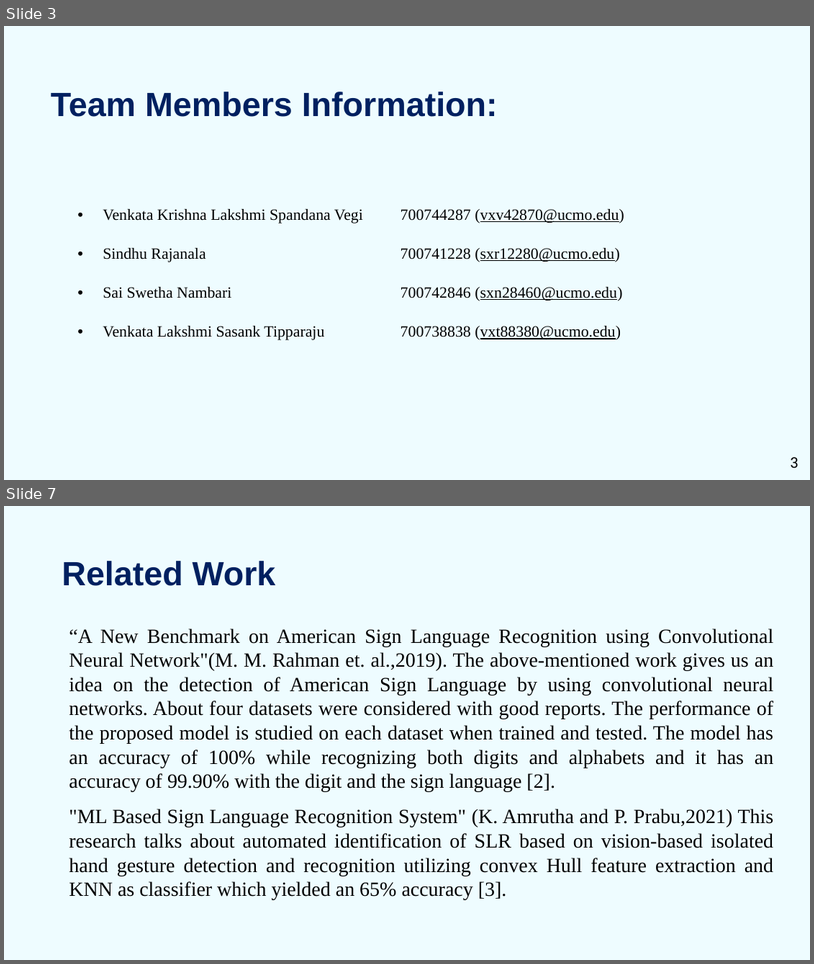
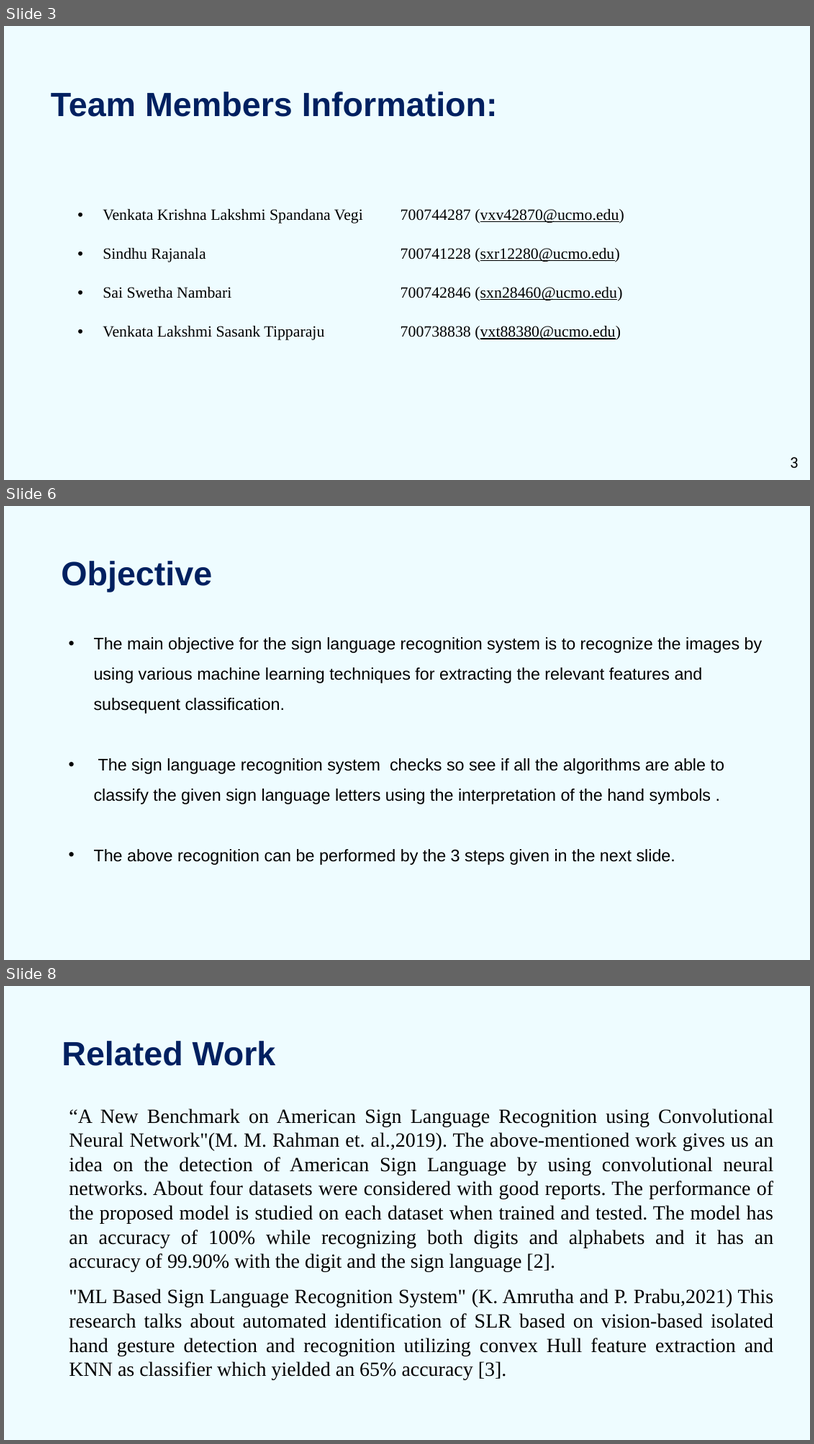
Before and after one commit to Sasank09/CS5710_13469, a slide deck: Sign Language for Alphabets/SLRS_PPT.pptx. Shown one above the other, each under a label of ours: slides 3 and 7 before the commit, slides 3, 6 and 8 after it; the slides between them are not shown. The pictures are 814x964 and 814x1444 pixels, drawn with LibreOffice and Linux fonts; fonts in the diff are those of the drawing. Boxes give left, top, right and bottom in pixels: in the first picture for what was removed or moved away, otherwise in the second. Text is boxed around its words. In the diff, an @@ line names an element or a change of style, - is before the commit and + after.

```diff
--- a/Sign Language for Alphabets/SLRS_PPT.pptx
+++ b/Sign Language for Alphabets/SLRS_PPT.pptx
@@ slide 6 added at (4, 506, 810, 960), background #EEFCFF @@
@@ text added at (61, 561, 763, 865), 15 pt, text #000000 @@
+Objective
+• The main objective for the sign language recognition system is to recognize the images by using various machine learning techniques for extracting the relevant features and subsequent classification.
+• The sign language recognition system checks so see if all the algorithms are able to classify the given sign language letters using the interpretation of the hand symbols .
+• The above recognition can be performed by the 3 steps given in the next slide.
@@ what was slide 7 is now slide 8 @@
```
Also in this commit, not shown: 6 slides changed, 5 other slides added, 1 slide removed.
